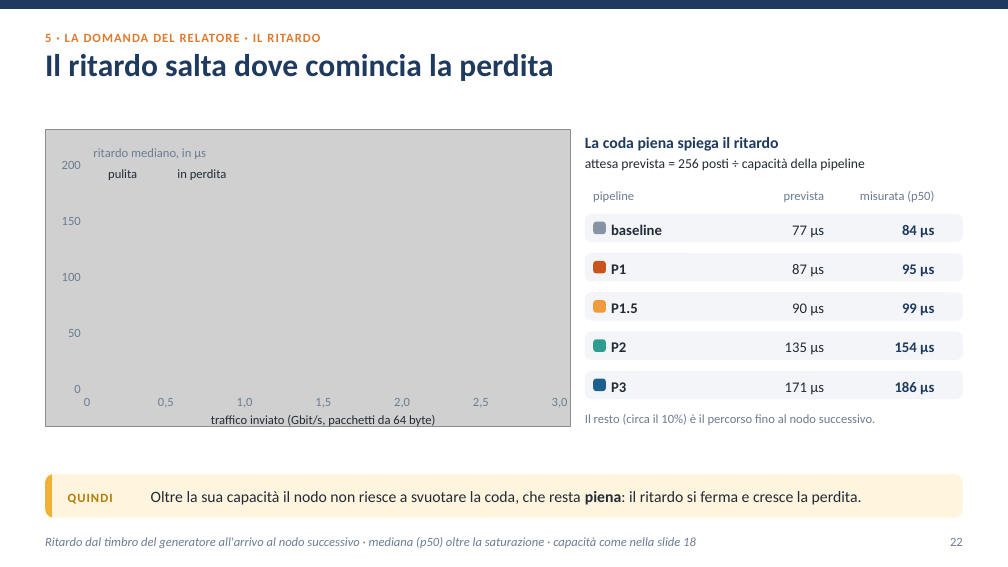
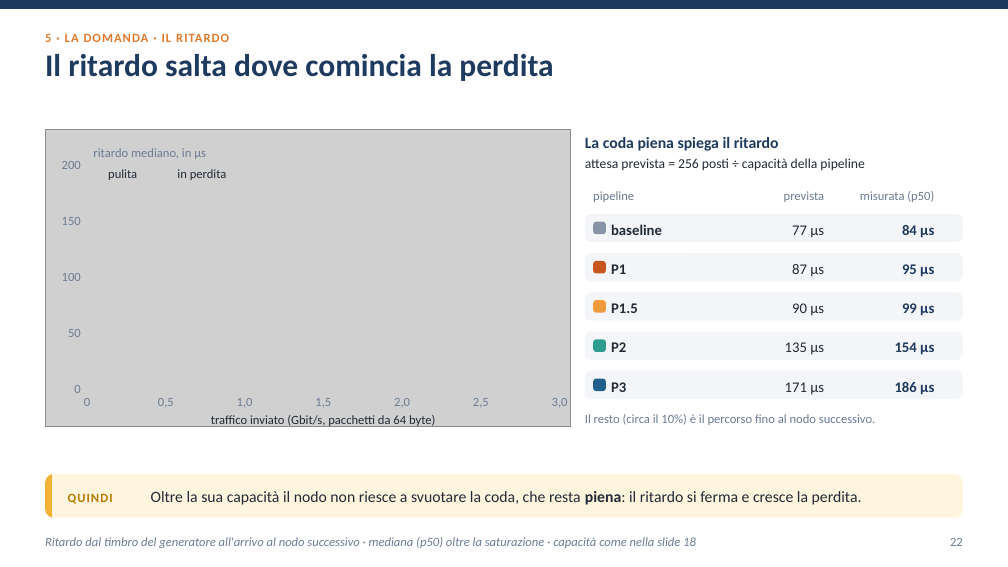
Before and after one commit to ettore-cantile/ipa_lab, a slide deck: slide 22 of docs/Test reale su dual boot.pptx. Drawn at 1008x567 pixels with LibreOffice and Linux fonts; fonts in the diff are those of the drawing; grey boxes stand for pictures. Boxes give left, top, right and bottom in pixels: in the first picture for what was removed or moved away, otherwise in the second. Text is boxed around its words. In the diff, an @@ line names an element or a change of style, - is before the commit and + after.

```diff
--- a/docs/Test reale su dual boot.pptx
+++ b/docs/Test reale su dual boot.pptx
@@ text at bbox=[45, 33, 229, 42]: text changed @@
-5 · LA DOMANDA DEL RELATORE · IL RITARDO
+5 · LA DOMANDA · IL RITARDO
```
Also in this commit, not shown: 8 other slides changed, 11 other files.
